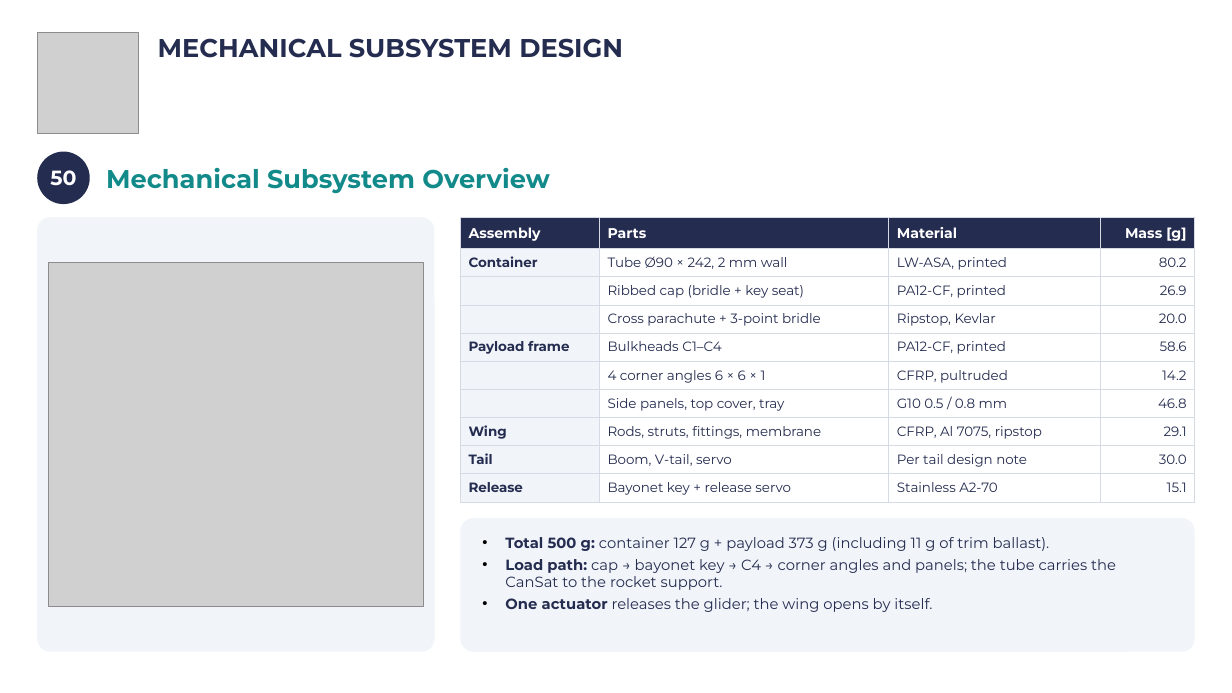
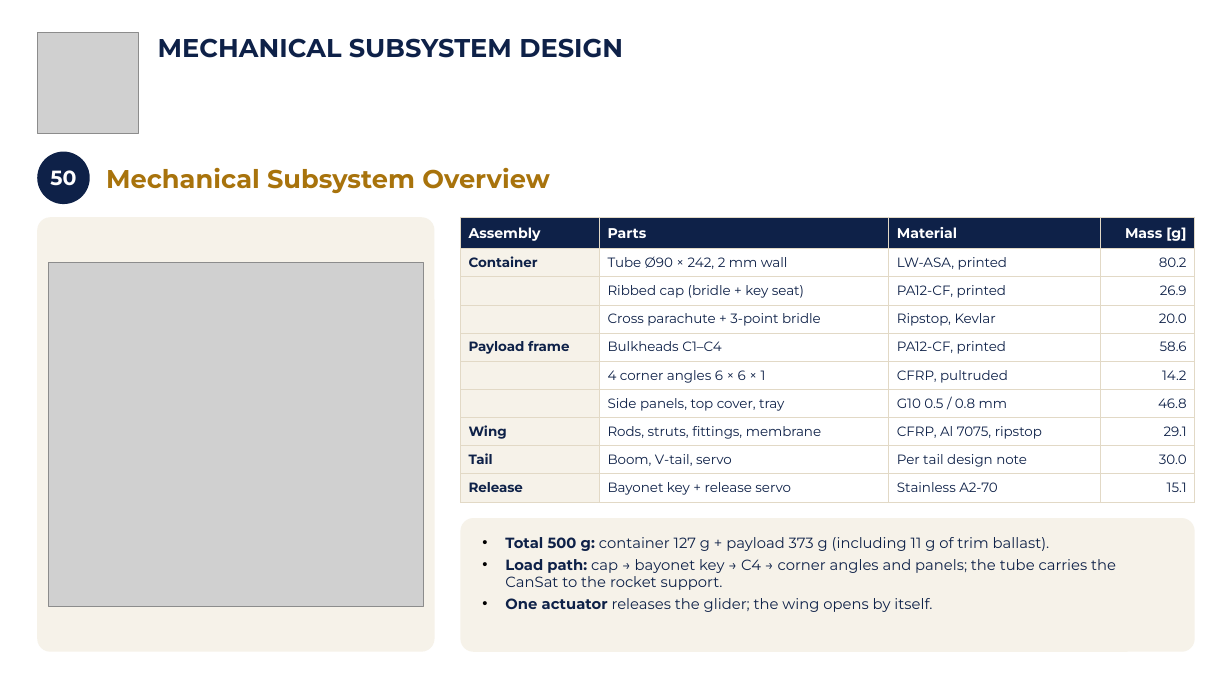
Before and after one commit to Caetano18/proyecto, a slide deck: slide 53 of cansat_pdr/laminas_plantilla/CanSat_PDR_Hermes_mecanica.pptx. Drawn at 1232x693 pixels with LibreOffice and Linux fonts; fonts in the diff are those of the drawing; grey boxes stand for pictures; background and template pictures are left out. Boxes give left, top, right and bottom in pixels: in the first picture for what was removed or moved away, otherwise in the second. Text is boxed around its words. In the diff, an @@ line names an element or a change of style, - is before the commit and + after.

```diff
--- a/cansat_pdr/laminas_plantilla/CanSat_PDR_Hermes_mecanica.pptx
+++ b/cansat_pdr/laminas_plantilla/CanSat_PDR_Hermes_mecanica.pptx
@@ text "MECHANICAL SUBSYSTEM DESIGN" at [158, 38, 623, 58]: text colour #242C4F to #0E2148 @@
@@ ellipse "50" at [37, 152, 90, 204]: fill #242C4F to #0E2148 @@
@@ text "Mechanical Subsystem Overview" at [106, 168, 550, 193]: text colour #138A8A to #A8730C @@
@@ rounded rectangle at [37, 217, 434, 652]: fill #F1F4F9 to #F6F2E9 @@
@@ table at [460, 217, 1195, 502] @@
@@ fill #242C4F to #0E2148 in row 1 @@
@@ fill #F1F4F9 to #F6F2E9 in 9 cells @@
@@ text colour #242C4F to #0E2148 @@
@@ borders changed @@
@@ rounded rectangle "Total 500 g: container 127 ..." at [460, 518, 1195, 653]: text colour #242C4F to #0E2148; fill #F1F4F9 to #F6F2E9 @@
```
Also in this commit, not shown: 104 other slides changed, 10 other files.
